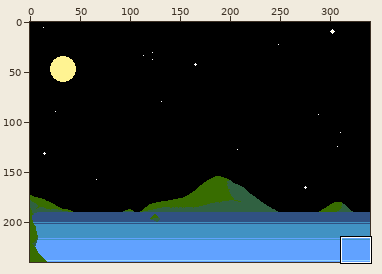
Two states of a pixel-art file, artwork/artwork_0005.aseprite. Above: a wide view before the commit, with the close-up outlined.
Close-up. Before the edit:
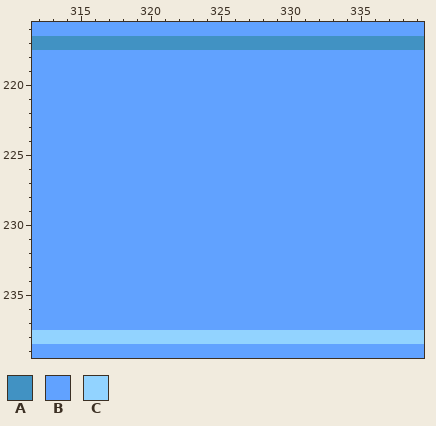
340x240 pixels, 1 frame. Shown: x 312..339, y 216..239.
Visible layers, top first: "moon", "star", "island", "sea", "bg".
Palette (. is transparent): A #4192c3  B #61a2ff  C #92d3ff
Pixels before, first column x 312:
216 BBBBBBBBBBBBBBBBBBBBBBBBBBBB
217 AAAAAAAAAAAAAAAAAAAAAAAAAAAA
218 BBBBBBBBBBBBBBBBBBBBBBBBBBBB
219 BBBBBBBBBBBBBBBBBBBBBBBBBBBB
220 BBBBBBBBBBBBBBBBBBBBBBBBBBBB
221 BBBBBBBBBBBBBBBBBBBBBBBBBBBB
222 BBBBBBBBBBBBBBBBBBBBBBBBBBBB
223 BBBBBBBBBBBBBBBBBBBBBBBBBBBB
224 BBBBBBBBBBBBBBBBBBBBBBBBBBBB
225 BBBBBBBBBBBBBBBBBBBBBBBBBBBB
226 BBBBBBBBBBBBBBBBBBBBBBBBBBBB
227 BBBBBBBBBBBBBBBBBBBBBBBBBBBB
228 BBBBBBBBBBBBBBBBBBBBBBBBBBBB
229 BBBBBBBBBBBBBBBBBBBBBBBBBBBB
230 BBBBBBBBBBBBBBBBBBBBBBBBBBBB
231 BBBBBBBBBBBBBBBBBBBBBBBBBBBB
232 BBBBBBBBBBBBBBBBBBBBBBBBBBBB
233 BBBBBBBBBBBBBBBBBBBBBBBBBBBB
234 BBBBBBBBBBBBBBBBBBBBBBBBBBBB
235 BBBBBBBBBBBBBBBBBBBBBBBBBBBB
236 BBBBBBBBBBBBBBBBBBBBBBBBBBBB
237 BBBBBBBBBBBBBBBBBBBBBBBBBBBB
238 CCCCCCCCCCCCCCCCCCCCCCCCCCCC
239 BBBBBBBBBBBBBBBBBBBBBBBBBBBB
The same view after the edit:
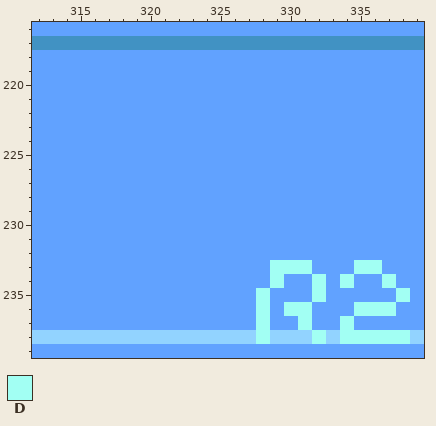
Colours new in this view: D #a2fff3
From old to new:
layer "stamp" added
Layer "stamp":
Colour D replaces colour B in row 233 at x 329 to 331 and 335 to 336; in row 234 at x 329, 332, 334 and 337; in row 235 at x 328, 332 and 338; in row 236 at x 328, 330 to 331 and 335 to 337; in row 237 at x 328, 331 and 334.
Colour D replaces colour C in row 238 at x 328, 332 and 334 to 338.
Pixel boxes of the changes (left, top, right, bottom) in both close-ups:
changed: (256, 260, 410, 344)
